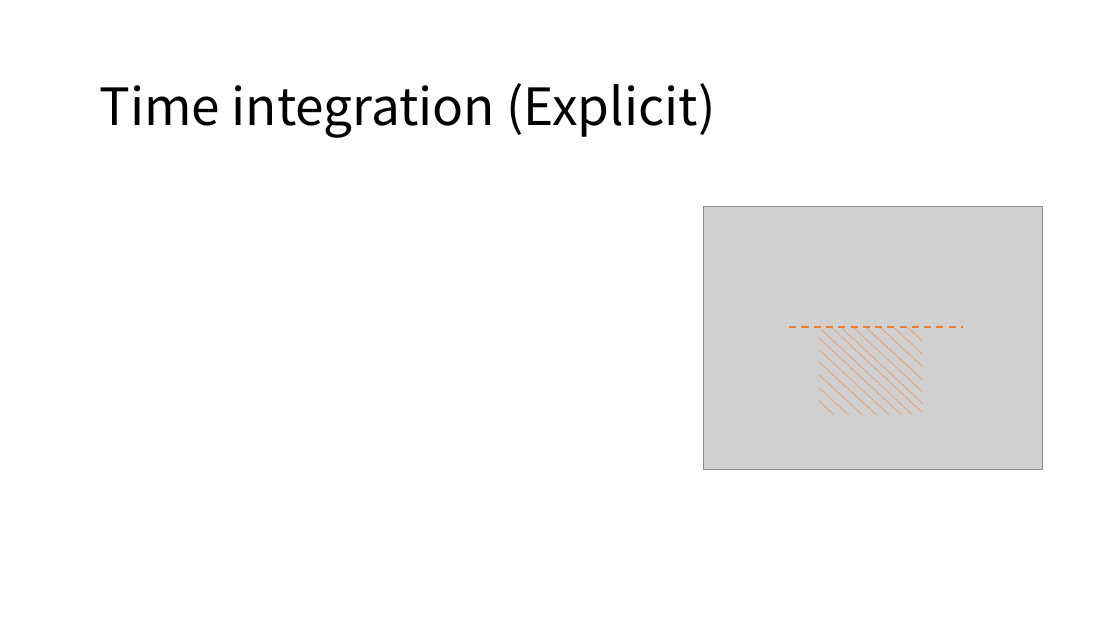
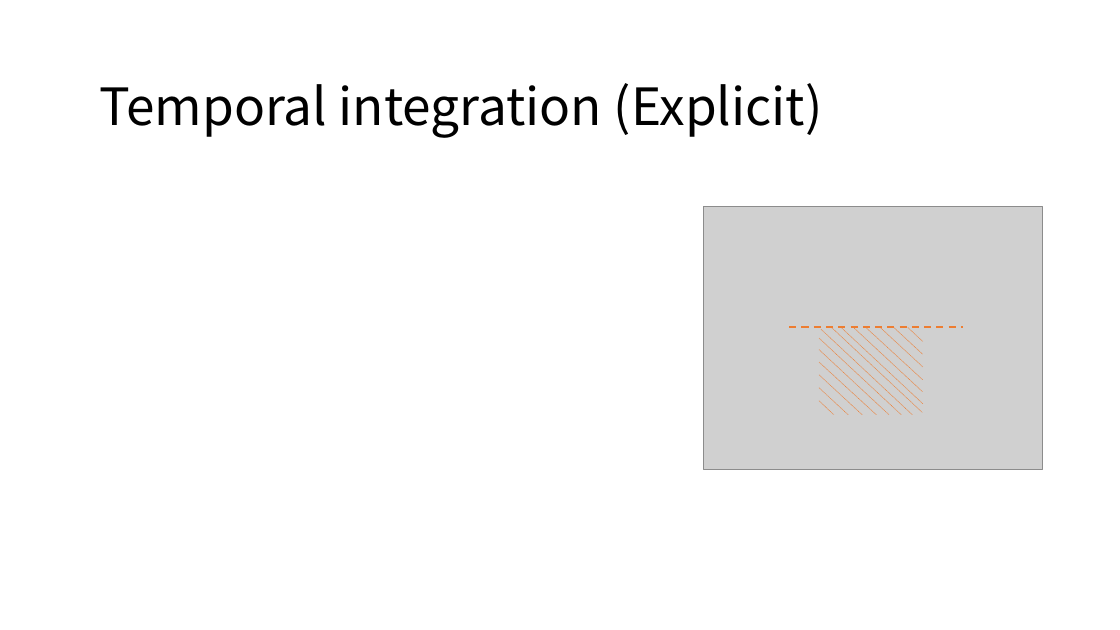
Before and after one commit to LILKOTYO/Lab-Presentation, a slide deck: slide 4 of 20220725_simulation/Deformable Simulation.pptx. Drawn at 1120x630 pixels with LibreOffice and Linux fonts; fonts in the diff are those of the drawing; grey boxes stand for pictures. Boxes give left, top, right and bottom in pixels: in the first picture for what was removed or moved away, otherwise in the second. Text is boxed around its words. In the diff, an @@ line names an element or a change of style, - is before the commit and + after.

```diff
--- a/20220725_simulation/Deformable Simulation.pptx
+++ b/20220725_simulation/Deformable Simulation.pptx
@@ text at box(99, 83, 823, 138): text changed @@
-Time integration (Explicit)
+Temporal integration (Explicit)
```
Also in this commit, not shown: 5 other slides changed, 4 slides added, 7 other files.
